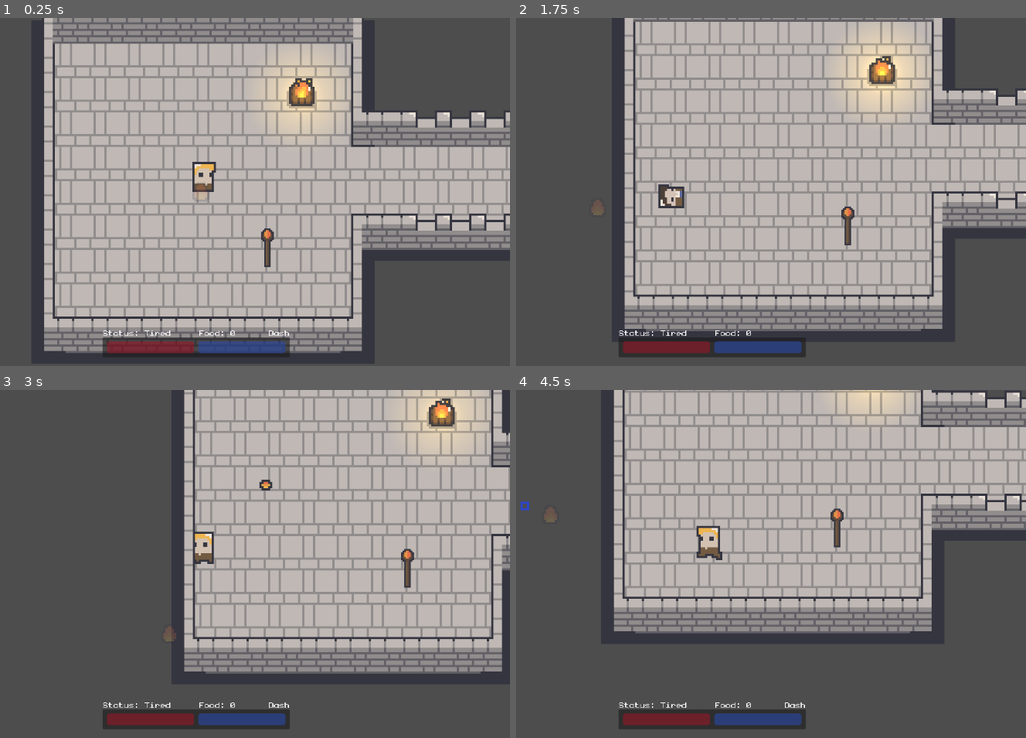
Above: before the commit, frames 1-4 (two rows, left to right).
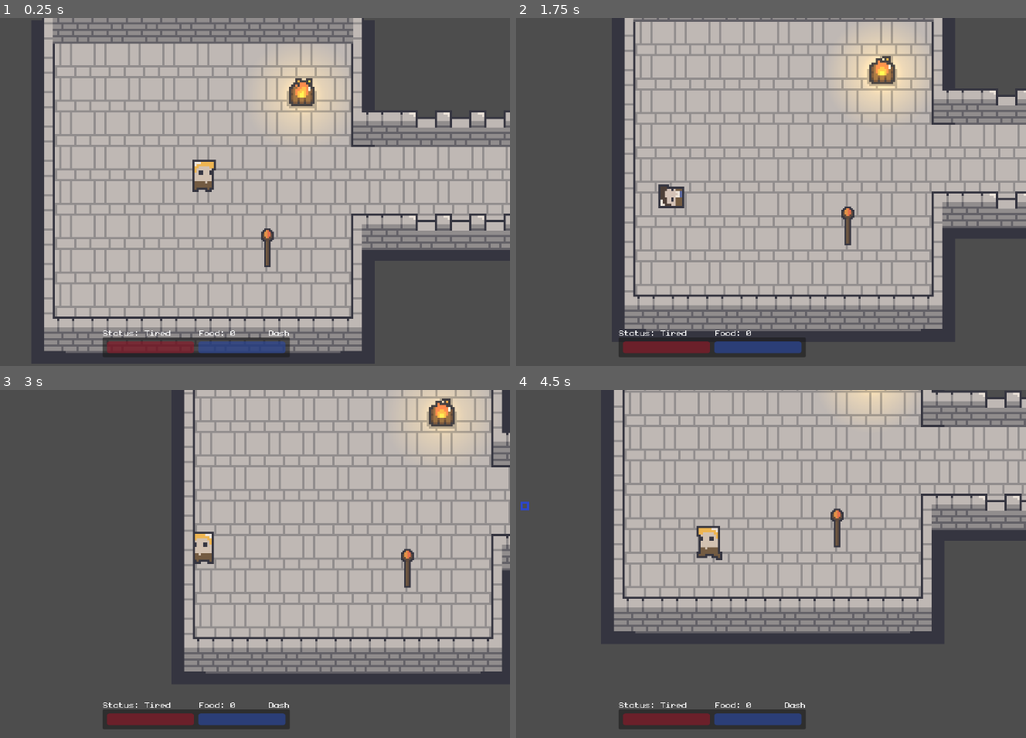
Above: after the commit, the same moments.

Repository: qmarsala/DeliciousDungeon
Game: Godot game, scene res://scenes/levels/dungeon.tscn
The game is run twice, just before and just after one commit, with the same random seed, the same clock (stepped at 60 frames per second) and the same inputs. This scene is started directly instead of the project's main scene.
Inputs (mouse positions are in pixels of both pictures, inside the frame that each line leads up to):
- Up to frame 1 (0.25 s): no input
- Up to frame 2 (1.75 s): move the mouse to (852, 174) at 0.52 s; tap Q (basic_attack) at 0.6 s; move the mouse to (592, 209) at 1.27 s; right-click (592, 209) at 1.35 s
- Up to frame 3 (3 s): move the mouse to (265, 487) at 2.02 s; tap W (heavy_attack) at 2.1 s; move the mouse to (168, 633) at 2.77 s; tap E (interact) at 2.85 s
- Up to frame 4 (4.5 s): move the mouse to (903, 616) at 3.52 s; press the mouse at (903, 616) at 3.53 s; move the mouse to (531, 511) at 4.27 s; release the mouse at (531, 511) at 4.28 s; tap Q (basic_attack) at 4.35 s

The runs differ from the first frame. In frame 1, 0.2% of the frame differs, in the area x 37-43%, y 40-53%; in frame 2, less than 0.1%; in frame 3, 0.2%; in frame 4, less than 0.1%.

Commit message:
disable magic, until weapon equipped

Diff:
--- a/src/assets/data/items/goblin_steak.tres
+++ b/src/assets/data/items/goblin_steak.tres
@@ -6,4 +6,5 @@
 [resource]
 script = ExtResource("1_60b2b")
 name = "Goblin Steak"
+description = "Is this where green ham comes from?"
 scene = ExtResource("1_w0pug")
--- a/src/assets/scripts/player.gd
+++ b/src/assets/scripts/player.gd
@@ -53,11 +53,15 @@
 
 func _process(delta: float) -> void:
 	#todo: move this to ui layer?
-	var magic_attack_pos = get_magic_attack_location()
-	magic_attack_indicator.global_position = magic_attack_pos
 	move_destination_indicator.global_position = move_target
 	if global_position.distance_to(move_target) <= 5:
 		move_destination_indicator.hide()
+	if not weapon_equipped:
+		magic_attack_indicator.hide()
+	else:
+		magic_attack_indicator.show()
+		var magic_attack_pos = get_magic_attack_location()
+		magic_attack_indicator.global_position = magic_attack_pos
 
 func rest():
 	if food < 1 or rest_is_cooldown: return
@@ -104,7 +108,7 @@
 # todo: how could we encapsulate this in the magic attack component?
 # need to check is dead before casting
 func _on_magic_attack() -> void:
-	if is_dead(): return
+	if is_dead() or not weapon_equipped: return
 	var target_location = get_magic_attack_location()
 	magic_attack.cast_at_location(target_location)
 
--- a/src/assets/scripts/player_ui.gd
+++ b/src/assets/scripts/player_ui.gd
@@ -19,7 +19,8 @@
 	update_status_label(player.rest_is_cooldown)
 	# todo: need a better way to wire up the cast bar
 	# don't like going into the magic_attack.cast_timer
-	if not player.magic_attack.cast_timer.is_stopped():
+	# probably want signals for this? so we don't need to check weapon equipped here?
+	if player.weapon_equipped and not player.magic_attack.cast_timer.is_stopped():
 		update_charge_bar(100 - (player.magic_attack.cast_timer.time_left/player.magic_attack.spell_data.cast_time) * 100)
 	else:
 		update_charge_bar(0)
--- a/src/scenes/player.tscn
+++ b/src/scenes/player.tscn
@@ -243,7 +243,7 @@
 sprite_frames = SubResource("SpriteFrames_65n8r")
 animation = &"idle"
 autoplay = "idle"
-frame_progress = 0.907413
+frame_progress = 0.0199755
 
 [node name="HealthComponent" parent="." node_paths=PackedStringArray("character_sprite") instance=ExtResource("2_vxtdb")]
 unique_name_in_owner = true
